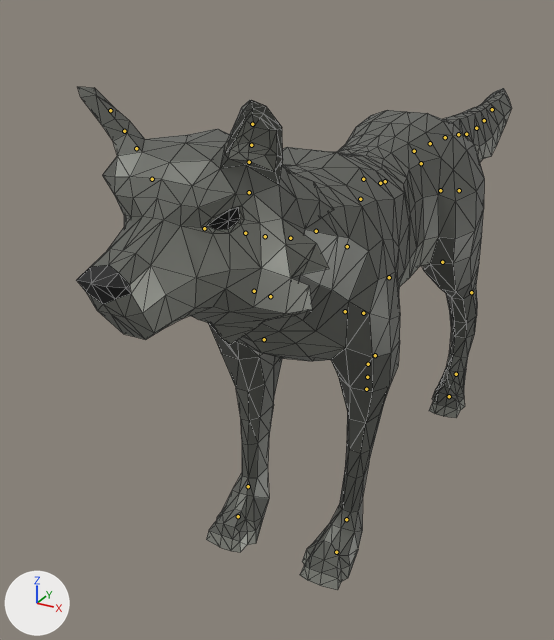
The glTF model reinos-de-aether/assets/monsters/common/wolf.glb as it was, and as the next commit left it.
Camera for both pictures: a 50 mm lens placed at (1.7, -4.36, 3.02), pointed at (-0.56, -0.27, 0.97). Lighting does not change. The marker at lower left points along +X, +Y and +Z. The first picture is the older version. The bones that change, and the others that lie on the model, are drawn over the model as lines. Mesh edges are drawn as thin lines.

In view in the first picture: 'Wolf'.
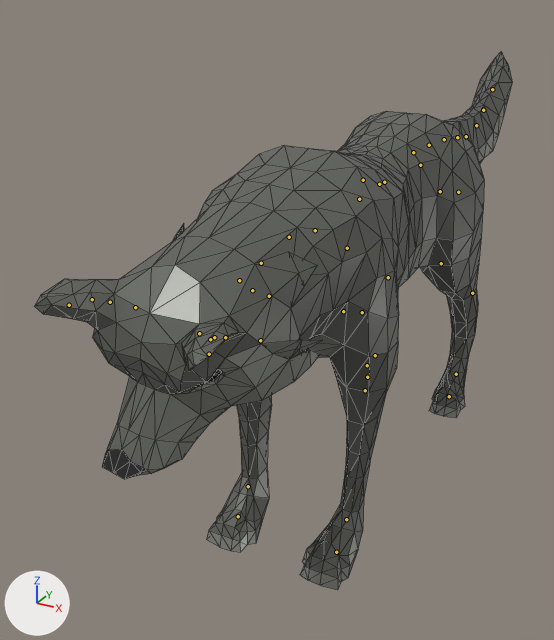
The newer file adds an action. The first version stands in its rest pose; the second is drawn at frame 41 of the action 'Idle_2_HeadLow'.

The change in detail:
Bone 'Neck1' (bone_neck1) turns from (0, 0, 0) to (-30, -4, -1) degrees about its own x, y and z.
Bone 'Neck2' (bone_neck2) turns from (0, 0, 0) to (0, 0, -1) degrees about its own x, y and z.
Bone 'Neck3' (bone_neck3) turns from (0, 0, 0) to (-14, -1, 1) degrees about its own x, y and z.
Bone 'Head' (bone_head) turns from (0, 0, 0) to (6, 5, -2) degrees about its own x, y and z.
Bone 'Ear3.L' (bone_ear3_l) turns from (0, 0, 0) to (-27, -2, -11) degrees about its own x, y and z.
Bone 'Ear3.R' (bone_ear3_r) turns from (0, 0, 0) to (-27, 2, 11) degrees about its own x, y and z.
Bone 'FrontUpperLeg.L' (bone_frontupperleg_l) turns from (0, 0, 0) to (-2, 2, -1) degrees about its own x, y and z.
Bone 'FrontLowerLeg.L' (bone_frontlowerleg_l) turns from (0, 0, 0) to (-4, 0, 0) degrees about its own x, y and z.
Bone 'FrontUpperLeg.R' (bone_frontupperleg_r) turns from (0, 0, 0) to (-2, -2, 1) degrees about its own x, y and z.
Bone 'FrontLowerLeg.R' (bone_frontlowerleg_r) turns from (0, 0, 0) to (-4, 0, 0) degrees about its own x, y and z.
Bone 'Tail3' (bone_tail3) turns from (0, 0, 0) to (-1, 0, 0) degrees about its own x, y and z.
Bone 'Tail4' (bone_tail4) turns from (0, 0, 0) to (2, 0, 0) degrees about its own x, y and z.
Bone 'Tail5' (bone_tail5) turns from (0, 0, 0) to (8, 0, 0) degrees about its own x, y and z.
Bone 'Tail6' (bone_tail6) turns from (0, 0, 0) to (9, 0, 0) degrees about its own x, y and z.
Bone 'Tail7' (bone_tail7) turns from (0, 0, 0) to (2, 0, 0) degrees about its own x, y and z.
Bone 'Tail8' (bone_tail8) turns from (0, 0, 0) to (15, 0, 0) degrees about its own x, y and z.

What differs and where, as boxes (x1, y1, x2, y2) in the pictures (554 x 640 px):
'Wolf', posed (10% wider, 7% taller)
    before: (77, 86, 511, 590)
    after: (35, 52, 512, 590)
bone 'Neck1', root to tip
    before: (290, 238) to (290, 238)
    after: (289, 237) to (288, 237)
bone 'Neck2', root to tip
    before: (265, 236) to (264, 236)
    after: (261, 263) to (260, 263)
bone 'Neck3', root to tip
    before: (245, 233) to (245, 233)
    after: (239, 280) to (239, 281)
bone 'Head', root to tip
    before: (204, 228) to (203, 229)
    after: (199, 333) to (199, 335)
bone 'Ear3.L', root to tip
    before: (251, 145) to (251, 144)
    after: (210, 339) to (210, 340)
bone 'Ear3.R', root to tip
    before: (124, 131) to (123, 130)
    after: (92, 299) to (91, 300)
bone 'FrontUpperLeg.L', root to tip
    before: (363, 313) to (363, 314)
    after: (362, 312) to (362, 313)
bone 'FrontLowerLeg.L', root to tip
    before: (368, 364) to (368, 365)
    after: (367, 365) to (367, 366)
bone 'FrontUpperLeg.R', root to tip
    before: (254, 291) to (254, 291)
    after: (252, 290) to (252, 291)
bone 'FrontLowerLeg.R', root to tip
    before: (264, 339) to (264, 340)
    after: (260, 340) to (260, 341)
bone 'Tail3', root to tip
    before: (445, 137) to (445, 137)
    after: (444, 139) to (444, 139)
bone 'Tail4', root to tip
    before: (458, 134) to (458, 134)
    after: (457, 137) to (458, 137)
bone 'Tail5', root to tip
    before: (466, 134) to (466, 134)
    after: (466, 136) to (466, 136)
bone 'Tail6', root to tip
    before: (476, 128) to (476, 128)
    after: (476, 125) to (476, 125)
bone 'Tail7', root to tip
    before: (484, 120) to (484, 120)
    after: (483, 110) to (484, 109)
bone 'Tail8', root to tip
    before: (492, 109) to (492, 109)
    after: (492, 89) to (492, 89)
